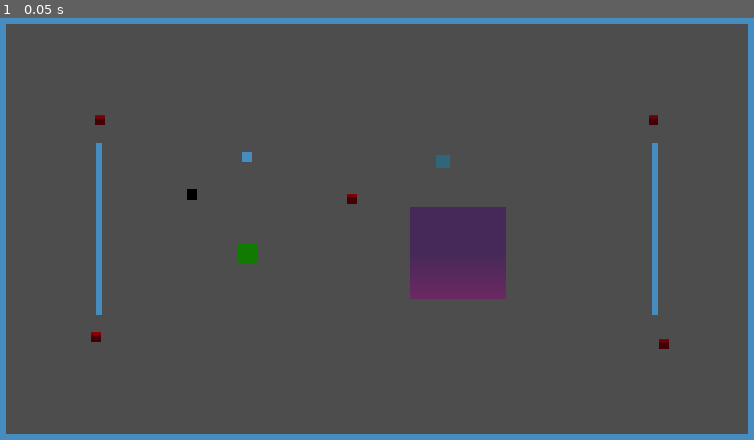
Above: before the commit, frame 1.
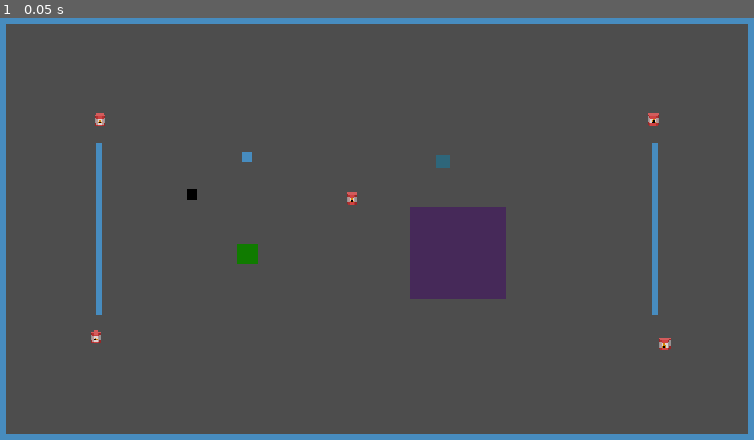
Above: after the commit, the same moment.

Repository: JoeyGiordano/TankTrouble2
Game: Godot game, scene res://levels/test_level_active_map.tscn
Two runs of this game, one before a commit and one after it. Both use one fixed random seed, a clock stepped at 60 frames per second and the inputs below. This scene is started directly instead of the project's main scene. The engine's default icon, where the game draws it, is replaced by a stand-in: a white triangle on a blue panel in a dark square.
Inputs:
- Up to frame 1 (0.05 s): no input

The runs differ from the first frame. In frame 1, 0.7% of the frame differs, in the area x 12-89%, y 22-79%.
Error in both runs: Cannot call method 'get_child_count' on a null value. (res://autoloads/Global.gd:23)

Commit message:
Explosive Barrel Sprite Added

Diff:
--- a/game/map_elements/explosive_barrel.tscn
+++ b/game/map_elements/explosive_barrel.tscn
@@ -1,7 +1,8 @@
-[gd_scene load_steps=5 format=3 uid="uid://dhnun2qb7oy3g"]
+[gd_scene load_steps=6 format=3 uid="uid://dhnun2qb7oy3g"]
 
 [ext_resource type="Script" uid="uid://ll22rw3b2kvr" path="res://game/map_elements/explosive_barrel.gd" id="1_qiun0"]
 [ext_resource type="Texture2D" uid="uid://dxe5rsvu84bgc" path="res://icon.svg" id="1_uocmh"]
+[ext_resource type="Texture2D" uid="uid://co2wwagvab7hc" path="res://explosive.png" id="3_epv1b"]
 
 [sub_resource type="RectangleShape2D" id="RectangleShape2D_qiun0"]
 size = Vector2(16, 16)
@@ -20,6 +21,7 @@
 collision_mask = 13
 
 [node name="CollisionShape2D" type="CollisionShape2D" parent="Area2D"]
+visible = false
 shape = SubResource("RectangleShape2D_qiun0")
 
 [node name="Sprite2D" type="Sprite2D" parent="."]
@@ -32,5 +34,9 @@
 [node name="CollisionShape2D" type="CollisionShape2D" parent="."]
 shape = SubResource("RectangleShape2D_epv1b")
 
+[node name="Sprite2D2" type="Sprite2D" parent="."]
+scale = Vector2(0.6, 0.6)
+texture = ExtResource("3_epv1b")
+
 [connection signal="body_entered" from="Area2D" to="." method="_on_area_2d_body_entered"]
 [connection signal="body_entered" from="Area2D" to="Area2D" method="_on_body_entered"]
--- a/project.godot
+++ b/project.godot
@@ -140,5 +140,6 @@
 
 [rendering]
 
+textures/canvas_textures/default_texture_filter=0
 renderer/rendering_method="gl_compatibility"
 renderer/rendering_method.mobile="gl_compatibility"
Binary file added: explosive.png
Not shown, added: explosive.png.import
